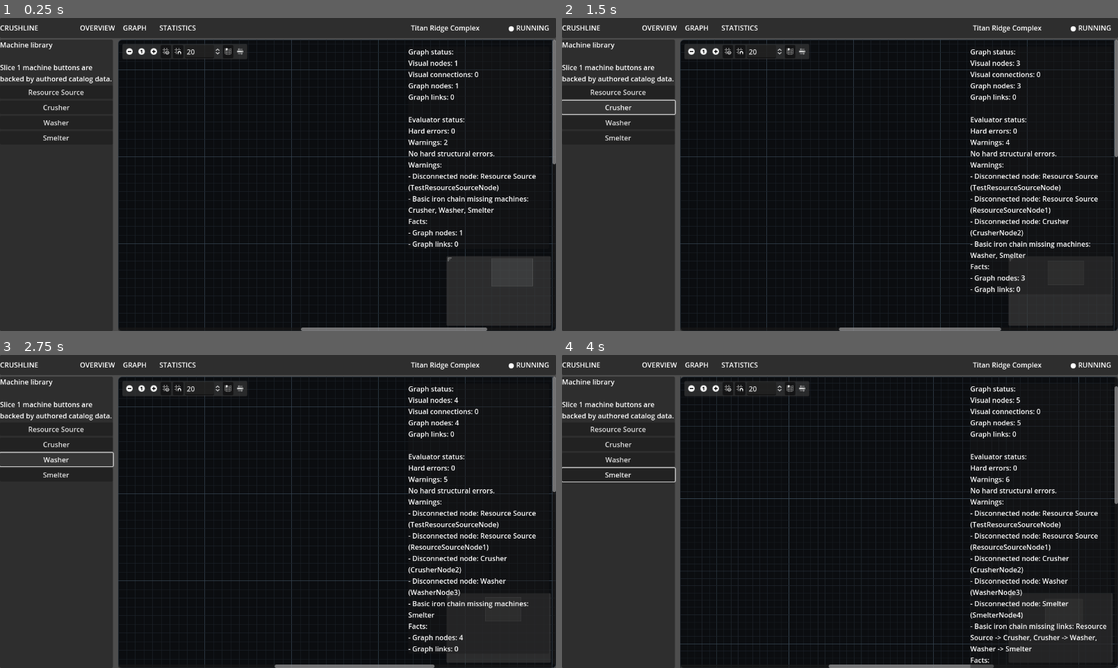
Above: before the commit, frames 1-4 (two rows, left to right).
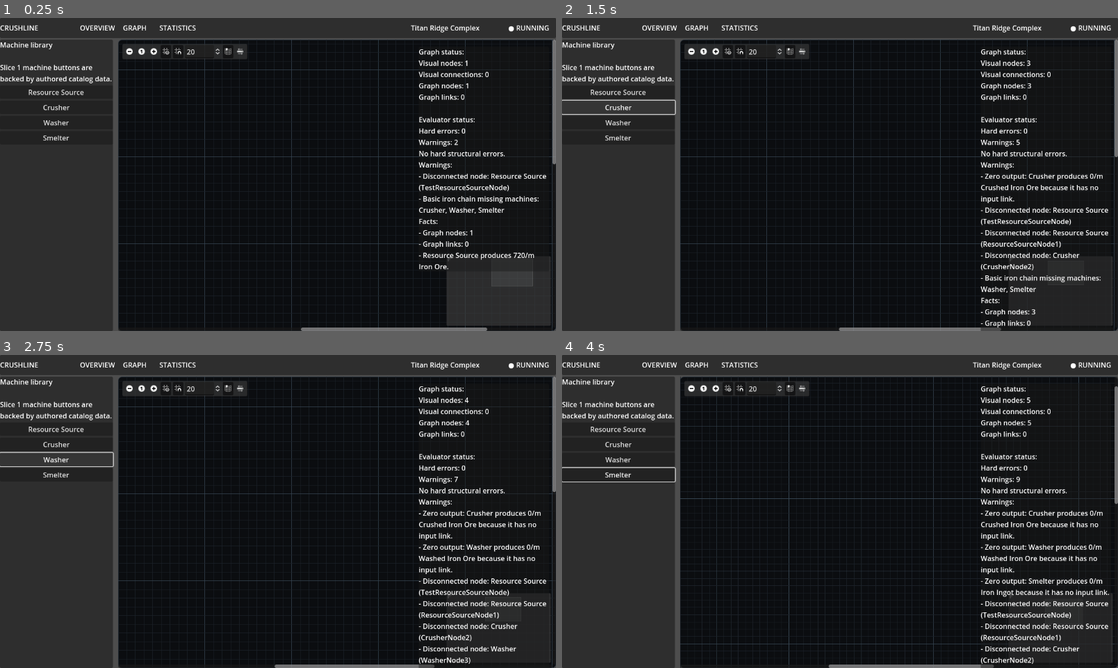
Above: after the commit, the same moments.

Repository: killerbearddude/Crushline-Godot
Game: Godot game, scene res://scenes/main/Main.tscn
The game is run twice, just before and just after one commit, with the same random seed, the same clock (stepped at 60 frames per second) and the same inputs.
Inputs (mouse positions are in pixels of both pictures, inside the frame that each line leads up to):
- Up to frame 1 (0.25 s): no input
- Up to frame 2 (1.5 s): click "Resource Source" at 0.5 s; click "Crusher" at 1.25 s
- Up to frame 3 (2.75 s): click "Washer" at 2 s
- Up to frame 4 (4 s): click "Smelter" at 2.75 s; click (689, 389) at 3.5 s

The runs differ from the first frame. In frame 1, 2.6% of the frame differs, in the area x 73-99%, y 10-81%; in frame 2, 3.7%; in frame 3, 4.0%; in frame 4, 4.2%, in the area x 73-99%, y 10-100%.

Commit message:
Add basic rate flow evaluator (#16)
* Add nominal flow rates to graph node records

* Add basic rate flow evaluator facts

* Keep diagnostics overlay above graph canvas

* Fix strict GDScript Variant inference warnings

Diff:
--- a/scenes/main/Main.tscn
+++ b/scenes/main/Main.tscn
@@ -96,6 +96,7 @@
 [node name="WorkArea" type="Control" parent="Root/Body"]
 layout_mode = 2
 size_flags_horizontal = 3
+clip_contents = false
 
 [node name="ProductionGraphView" parent="Root/Body/WorkArea" instance=ExtResource("1")]
 layout_mode = 1
@@ -106,16 +107,17 @@
 grow_vertical = 2
 
 [node name="DiagnosticsOverlay" type="PanelContainer" parent="Root/Body/WorkArea"]
-custom_minimum_size = Vector2(320, 0)
+custom_minimum_size = Vector2(300, 0)
 layout_mode = 1
 anchor_left = 1.0
 anchor_right = 1.0
-offset_left = -340.0
+offset_left = -316.0
 offset_top = 16.0
 offset_right = -16.0
-offset_bottom = 260.0
+offset_bottom = 220.0
 mouse_filter = 2
-self_modulate = Color(1, 1, 1, 0.72)
+z_index = 20
+self_modulate = Color(1, 1, 1, 0.78)
 
 [node name="DiagnosticsLabel" type="Label" parent="Root/Body/WorkArea/DiagnosticsOverlay"]
 layout_mode = 2
--- a/scripts/graph/graph_node_record.gd
+++ b/scripts/graph/graph_node_record.gd
@@ -7,6 +7,7 @@
 var output_label := ""
 var input_resource := ""
 var output_resource := ""
+var nominal_rate_per_minute := 0
 var position := Vector2.ZERO
 
 func setup(node_id: String, node_scene_name: String, node_display_name: String, node_input_label: String, node_output_label: String, node_position: Vector2) -> void:
@@ -17,6 +18,7 @@
 	output_label = node_output_label
 	input_resource = _resource_from_port_label(input_label)
 	output_resource = _resource_from_port_label(output_label)
+	nominal_rate_per_minute = _nominal_rate_for_output_resource(output_resource)
 	position = node_position
 
 
@@ -24,8 +26,12 @@
 	return input_resource == "none" or input_resource == resource_name
 
 
+func is_source() -> bool:
+	return input_resource == "none"
+
+
 func describe() -> String:
-	return "Node id: %s\nScene name: %s\nDisplay: %s\nPosition: %s\nInput: %s\nOutput: %s\nExpected input resource: %s\nProduced output resource: %s" % [
+	return "Node id: %s\nScene name: %s\nDisplay: %s\nPosition: %s\nInput: %s\nOutput: %s\nExpected input resource: %s\nProduced output resource: %s\nNominal rate: %d/m" % [
 		id,
 		scene_name,
 		display_name,
@@ -34,8 +40,23 @@
 		output_label,
 		input_resource,
 		output_resource,
+		nominal_rate_per_minute,
 	]
 
 
 func _resource_from_port_label(port_label: String) -> String:
 	return port_label.replace("In: ", "").replace("Out: ", "").strip_edges()
+
+
+func _nominal_rate_for_output_resource(resource_name: String) -> int:
+	match resource_name:
+		"Iron Ore":
+			return 720
+		"Crushed Iron Ore":
+			return 480
+		"Washed Iron Ore":
+			return 360
+		"Iron Ingot":
+			return 180
+		_:
+			return 0
--- a/scripts/simulation/graph_evaluator.gd
+++ b/scripts/simulation/graph_evaluator.gd
@@ -13,6 +13,7 @@
 
 	_check_links(model, output)
 	_check_resource_compatibility(model, output)
+	_evaluate_basic_rate_flow(model, output)
 	_check_disconnected_nodes(model, output)
 	_check_basic_iron_chain(model, output)
 	return output
@@ -34,8 +35,8 @@
 	var checked_links := 0
 	var compatible_links := 0
 	for link_record in model.link_records:
-		var from_record = model.node_records.get(link_record.from_node_id)
-		var to_record = model.node_records.get(link_record.to_node_id)
+		var from_record: RefCounted = model.node_records.get(link_record.from_node_id)
+		var to_record: RefCounted = model.node_records.get(link_record.to_node_id)
 		if from_record == null or to_record == null:
 			continue
 
@@ -62,6 +63,110 @@
 		output.add_fact("Compatible resource links: %d/%d" % [compatible_links, checked_links])
 
 
+static func _evaluate_basic_rate_flow(model: RefCounted, output: RefCounted) -> void:
+	var outgoing_rates: Dictionary = {}
+	var consuming_rates: Dictionary = {}
+	var bottleneck: Dictionary = {}
+	for node_id in model.node_records.keys():
+		outgoing_rates[node_id] = _resolve_output_rate(model, str(node_id), outgoing_rates, consuming_rates, [], output)
+
+	for node_id in model.node_records.keys():
+		var node_record: RefCounted = model.node_records[node_id]
+		var produced_rate := int(outgoing_rates.get(node_id, 0))
+		var consumed_rate := int(consuming_rates.get(node_id, 0))
+		if node_record.is_source():
+			output.add_fact("%s produces %d/m %s." % [node_record.display_name, produced_rate, node_record.output_resource])
+		else:
+			output.add_fact("%s consumes %d/m %s and produces %d/m %s." % [node_record.display_name, consumed_rate, node_record.input_resource, produced_rate, node_record.output_resource])
+
+		if not node_record.is_source() and produced_rate == 0:
+			var reason := _zero_output_reason(model, node_record)
+			output.add_warning("Zero output: %s produces 0/m %s because %s." % [node_record.display_name, node_record.output_resource, reason])
+
+	for link_record in model.link_records:
+		var from_record: RefCounted = model.node_records.get(link_record.from_node_id)
+		var to_record: RefCounted = model.node_records.get(link_record.to_node_id)
+		if from_record == null or to_record == null:
+			continue
+		if not to_record.accepts_resource(from_record.output_resource):
+			continue
+
+		var source_rate := int(outgoing_rates.get(link_record.from_node_id, 0))
+		var target_consumption := int(consuming_rates.get(link_record.to_node_id, 0))
+		var link_rate := mini(source_rate, target_consumption)
+		output.add_fact("Flow %s -> %s: %d/m %s." % [from_record.display_name, to_record.display_name, link_rate, from_record.output_resource])
+		if link_rate > 0 and (bottleneck.is_empty() or link_rate < int(bottleneck.get("rate", 0))):
+			bottleneck = {
+				"from": from_record.display_name,
+				"to": to_record.display_name,
+				"resource": from_record.output_resource,
+				"rate": link_rate,
+			}
+
+	if not bottleneck.is_empty():
+		output.add_fact("Bottleneck link: %s -> %s at %d/m %s." % [bottleneck["from"], bottleneck["to"], bottleneck["rate"], bottleneck["resource"]])
+
+
+static func _resolve_output_rate(model: RefCounted, node_id: String, outgoing_rates: Dictionary, consuming_rates: Dictionary, visiting: Array, output: RefCounted) -> int:
+	if outgoing_rates.has(node_id) and int(outgoing_rates[node_id]) > 0:
+		return int(outgoing_rates[node_id])
+
+	if visiting.has(node_id):
+		output.add_warning("Cycle detected at %s; Slice 1 rate flow treats cyclic output as 0/m." % node_id)
+		return 0
+
+	var node_record: RefCounted = model.node_records.get(node_id)
+	if node_record == null:
+		return 0
+
+	if node_record.is_source():
+		var source_rate := int(node_record.nominal_rate_per_minute)
+		outgoing_rates[node_id] = source_rate
+		consuming_rates[node_id] = 0
+		return source_rate
+
+	var next_visiting: Array = visiting.duplicate()
+	next_visiting.append(node_id)
+	var input_available := 0
+	for link_record in model.link_records:
+		if link_record.to_node_id != node_id:
+			continue
+
+		var from_record: RefCounted = model.node_records.get(link_record.from_node_id)
+		if from_record == null:
+			continue
+		if not node_record.accepts_resource(from_record.output_resource):
+			continue
+
+		input_available += _resolve_output_rate(model, link_record.from_node_id, outgoing_rates, consuming_rates, next_visiting, output)
+
+	var output_rate := mini(input_available, int(node_record.nominal_rate_per_minute))
+	outgoing_rates[node_id] = output_rate
+	consuming_rates[node_id] = output_rate
+	return output_rate
+
+
+static func _zero_output_reason(model: RefCounted, node_record: RefCounted) -> String:
+	var has_incoming := false
+	var has_wrong_resource := false
+	for link_record in model.link_records:
+		if link_record.to_node_id != node_record.id:
+			continue
+
+		has_incoming = true
+		var from_record: RefCounted = model.node_records.get(link_record.from_node_id)
+		if from_record == null:
+			continue
+		if not node_record.accepts_resource(from_record.output_resource):
+			has_wrong_resource = true
+
+	if has_wrong_resource:
+		return "incoming links provide the wrong resource"
+	if not has_incoming:
+		return "it has no input link"
+	return "upstream flow is 0/m"
+
+
 static func _check_disconnected_nodes(model: RefCounted, output: RefCounted) -> void:
 	var linked_node_ids := {}
 	for link_record in model.link_records:
@@ -72,7 +177,7 @@
 		if linked_node_ids.has(node_id):
 			continue
 
-		var node_record = model.node_records[node_id]
+		var node_record: RefCounted = model.node_records[node_id]
 		output.add_warning("Disconnected node: %s (%s)" % [node_record.display_name, node_record.id])
 
 
@@ -110,8 +215,8 @@
 
 static func _has_link_between_names(model: RefCounted, from_display_name: String, to_display_name: String) -> bool:
 	for link_record in model.link_records:
-		var from_record = model.node_records.get(link_record.from_node_id)
-		var to_record = model.node_records.get(link_record.to_node_id)
+		var from_record: RefCounted = model.node_records.get(link_record.from_node_id)
+		var to_record: RefCounted = model.node_records.get(link_record.to_node_id)
 		if from_record == null or to_record == null:
 			continue
 
